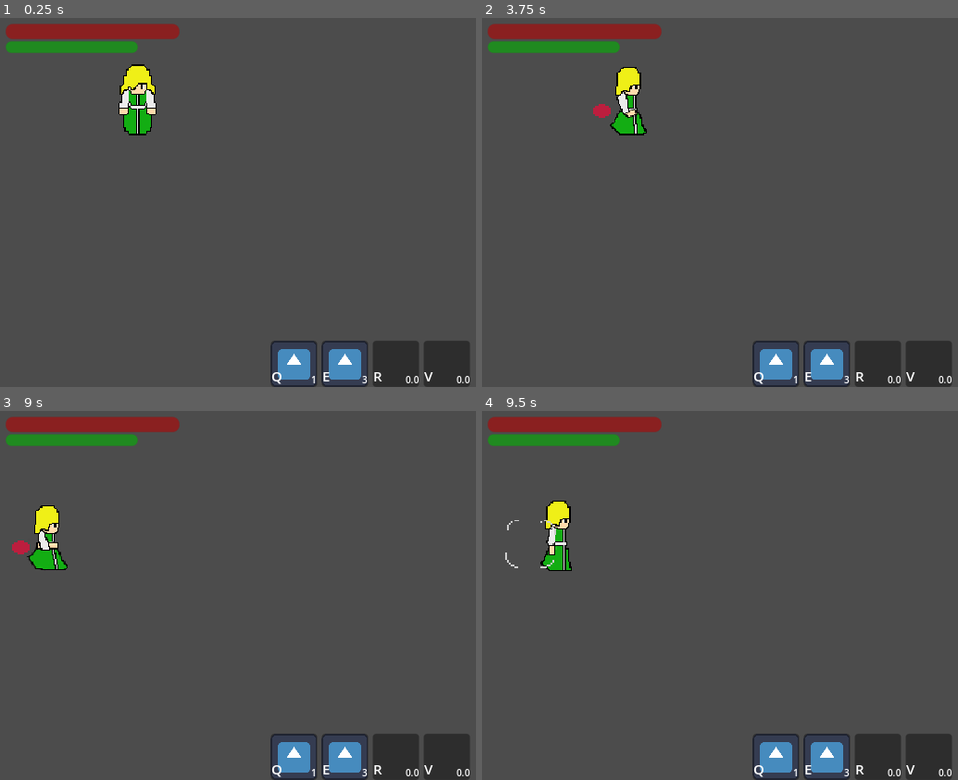
Above: before the commit, frames 1-4 (two rows, left to right).
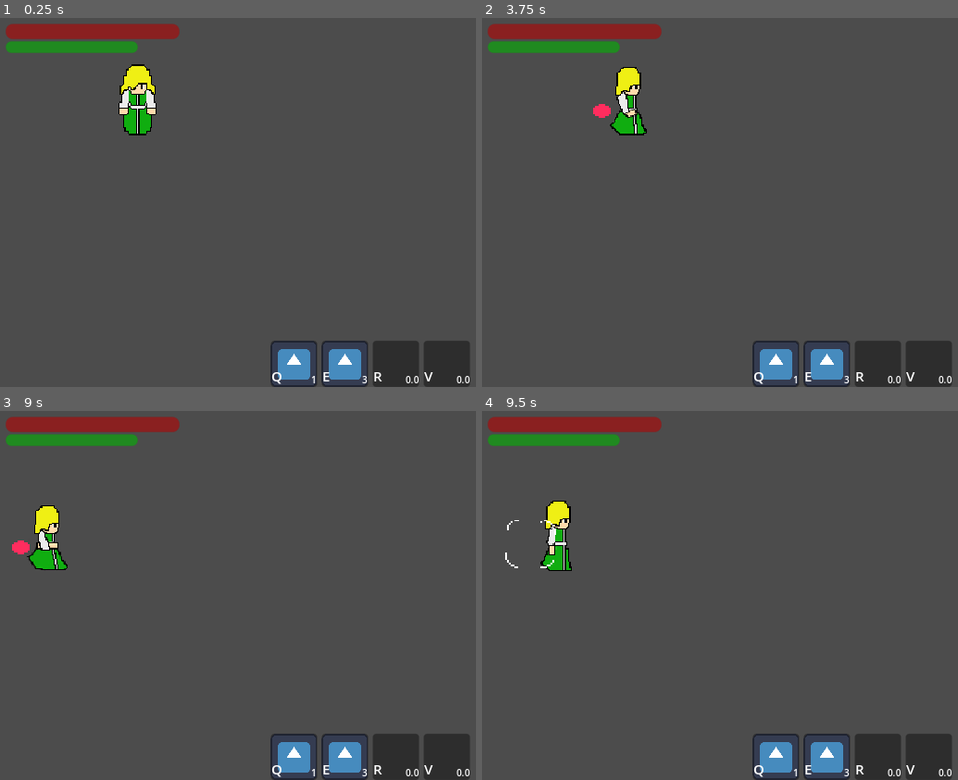
Above: after the commit, the same moments.

Repository: Z3BINI/fnac-project
Game: Godot game, scene res://scenes/levels/test_world.tscn
Same seed, same stepped clock (60 frames per second), same inputs: the game is played once before the commit and once after it. The project has no main scene, so this scene is started directly. The engine's default icon, where the game draws it, is replaced by a stand-in: a white triangle on a blue panel in a dark square.
Inputs (mouse positions are in pixels of both pictures, inside the frame that each line leads up to):
- Up to frame 1 (0.25 s): no input
- Up to frame 2 (3.75 s): click "Q" at 0.5 s; click "E" at 1.25 s; click "R" at 2 s; click "V" at 2.75 s; tap Enter at 3.5 s; move the mouse to (outside the picture) at 3.52 s; hold D (move_right) from 3.53 s (still down); tap Q (ability_1) at 3.6 s
- Up to frame 3 (9 s): move the mouse to (223, 613) at 4.27 s; release D (move_right) at 4.28 s; hold S (move_down) 4.28-5.03 s; tap E (ability_2) at 4.35 s; move the mouse to (442, 514) at 5.02 s; hold D (move_right) 5.03-5.78 s; tap R (ability_3) at 5.1 s; move the mouse to (333, 669) at 5.77 s; hold W (move_up) 5.78-6.53 s; tap V (ability_4) at 5.85 s; move the mouse to (outside the picture) at 6.52 s; hold A (move_left) 6.53-8.03 s; tap Space (dash) at 6.6 s; move the mouse to (147, 540) at 7.27 s; tap Shift (sprint) at 7.35 s; move the mouse to (409, 595) at 8.02 s; hold S (move_down) 8.03-8.78 s; click (409, 595) at 8.1 s; move the mouse to (257, 503) at 8.77 s; hold D (move_right) from 8.78 s (still down); tap Q (ability_1) at 8.85 s
- Up to frame 4 (9.5 s): keep holding D (move_right)

The runs differ from the first frame. In frame 2, 0.1% of the frame differs, in the area x 23-28%, y 23-28%; in frame 3, 0.1%; in frame 4, less than 0.1%.

Commit message:
Testing glow world enviornment on fireball

Diff:
--- a/scenes/levels/test_world.tscn
+++ b/scenes/levels/test_world.tscn
@@ -1,9 +1,17 @@
-[gd_scene load_steps=3 format=3 uid="uid://c5bfm2ntd8pao"]
+[gd_scene load_steps=4 format=3 uid="uid://c5bfm2ntd8pao"]
 
 [ext_resource type="PackedScene" uid="uid://chr6qhnp1dx20" path="res://scenes/player/player.tscn" id="1_5alqc"]
 [ext_resource type="PackedScene" uid="uid://bjdlwk3p14b8c" path="res://scenes/test_dmg_doer.tscn" id="2_52vcj"]
 
+[sub_resource type="Environment" id="Environment_q0adt"]
+background_mode = 3
+glow_enabled = true
+glow_blend_mode = 1
+
 [node name="TestWorld" type="Node2D"]
+
+[node name="WorldEnvironment" type="WorldEnvironment" parent="."]
+environment = SubResource("Environment_q0adt")
 
 [node name="Projectiles" type="Node" parent="." groups=["projectiles"]]
 
--- a/scenes/spells/fire/basic_fire_ball.tscn
+++ b/scenes/spells/fire/basic_fire_ball.tscn
@@ -330,6 +330,7 @@
 }
 
 [node name="BasicFireBall" type="Node2D"]
+modulate = Color(1.5, 1.5, 1.5, 1)
 scale = Vector2(1.5, 1.5)
 script = ExtResource("1_4oj70")
 SPELL_TYPE = "THROWABLE"
